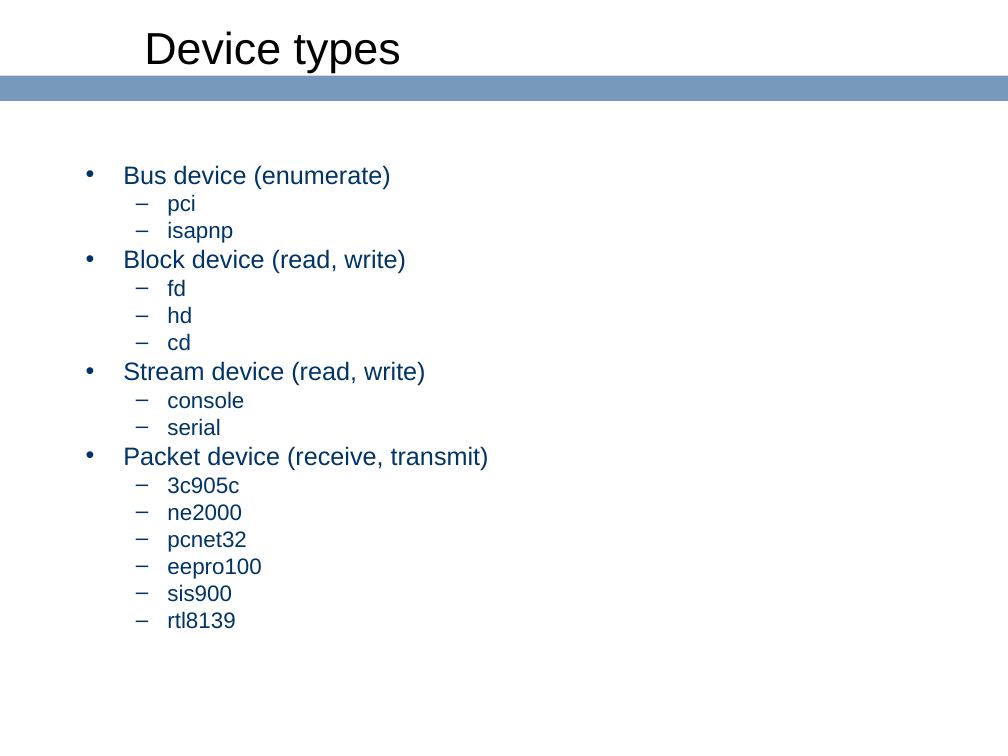
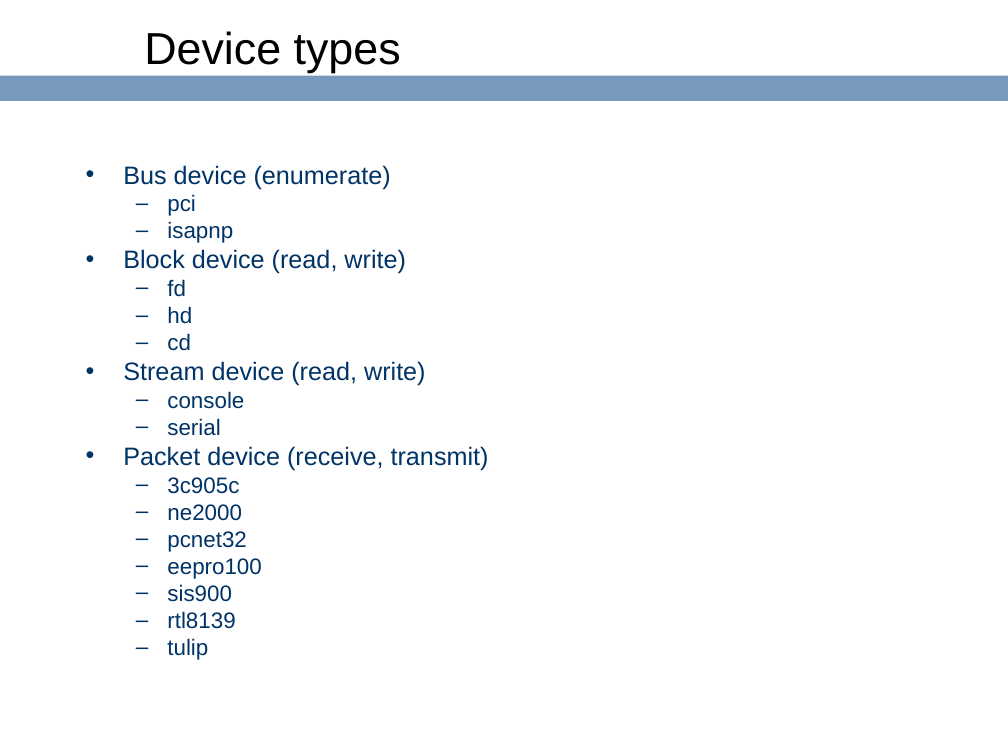
Before and after one commit to ringgaard/sanos, a slide deck: slide 61 of doc/sanostech.ppt. Drawn at 1008x756 pixels with LibreOffice and Linux fonts; fonts in the diff are those of the drawing; background and template pictures are left out. Boxes give left, top, right and bottom in pixels: in the first picture for what was removed or moved away, otherwise in the second. Text is boxed around its words. In the diff, an @@ line names an element or a change of style, - is before the commit and + after.

```diff
--- a/doc/sanostech.ppt
+++ b/doc/sanostech.ppt
@@ text at <box>167,638,208,660</box>: paragraph added @@
+  – tulip
```
Also in this commit, not shown: 3 other slides changed, 4 other files.
